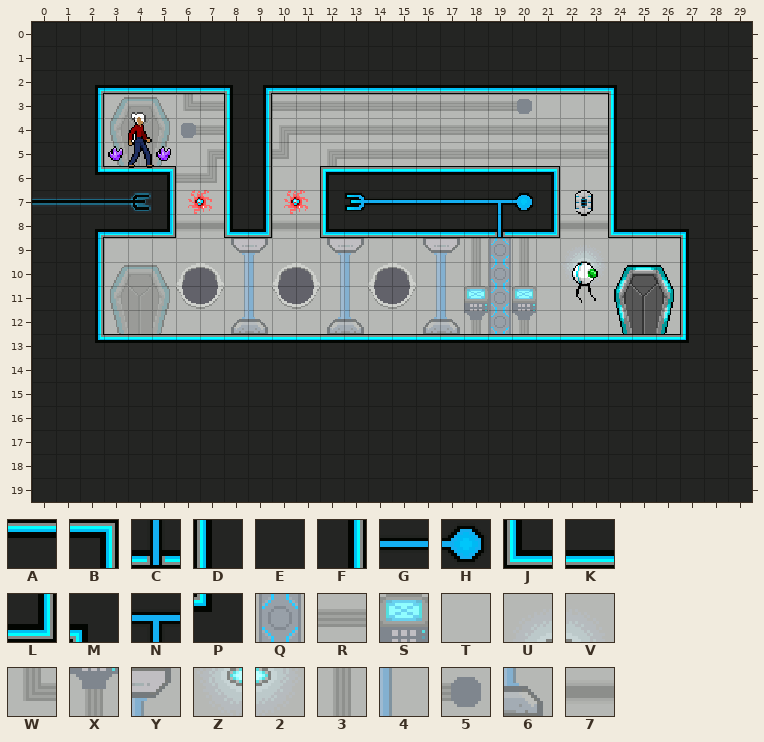
An edit to a level. Tiled map, map-src/TheSentinel.tmx. Above is the file before it was changed.
Cells are 16x16 px. Shown: x 0..29, y 0..19.
Key: from "main": A 1, B 2, C 18, D 25, E 26, F 27, G 33, H 34, J 50, K 51, L 52, M 76, N 83, P 101, Q 237, R 276, S 277, T 278, U 284, V 285, W 300, X 302, Y 304, Z 309, 2 310, 3 327, 4 329, 5 350, 6 354, 7 454.
_ is an empty cell.
Layer "Tile Layer 1" before, first column x 17:
 0 EEEEEEEEEEE
 1 EEEEEEEEEEE
 2 KKKKKKKMEEE
 3 RRR5TTTDEEE
 4 RRRRRRRDEEE
 5 RRRRRRRDEEE
 6 AAAABTTDEEE
 7 GGNHFTTDEEE
 8 KKCKL77JKKM
 9 Y3Q3TUVTTTD
10 43Q3TZ2TTTD
11 4SQSTTTTTTD
12 6XQXTTTTTTD
13 AAAAAAAAAAP
14 EEEEEEEEEEE
15 EEEEEEEEEEE
16 EEEEEEEEEEE
After:
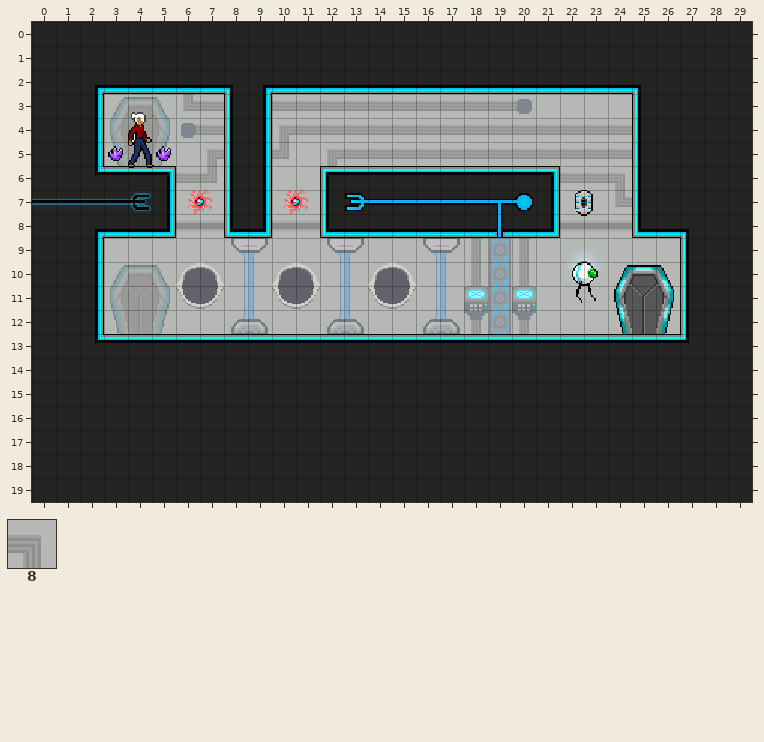
Further tiles: from "main": 8 301.
Changes in this commit:
Layer "Tile Layer 1":
The author changed tile J to tile 7 in row 8 at x 24.
The author changed tile D to tile 8 in row 6 at x 24.
The author changed tile E to tile D in rows 3 to 7 at x 25.
The author changed tile K to tile J in row 8 at x 25.
The author changed tile M to tile K in row 2 at x 24.
The author changed tile E to tile M in row 2 at x 25.
The author changed tile D to tile R in rows 4 to 5 at x 24.
The author changed tile T to tile R in row 6 at x 22 to 23.
The author changed tile D to tile T in row 3 at x 24.
The author changed tile D to tile W in row 7 at x 24.
